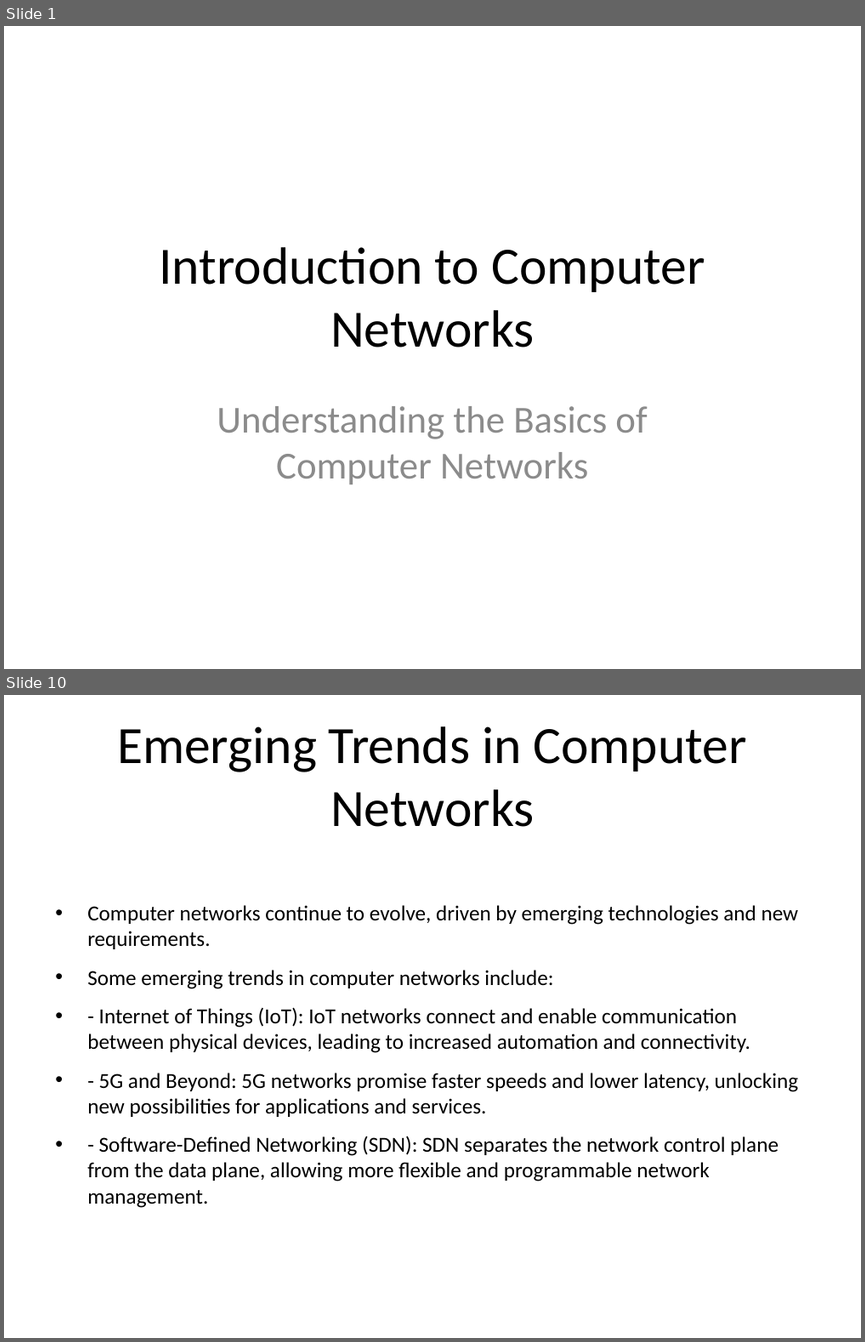
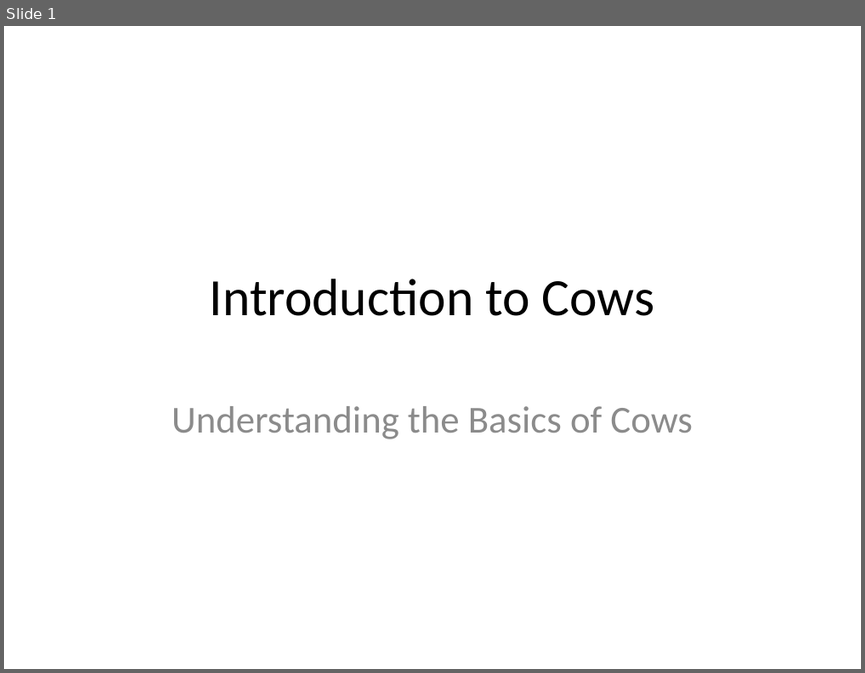
Before and after one commit to COSC-499-W2023/year-long-project-team-17, a slide deck: my_presentation.pptx. Shown one above the other, each under a label of ours: slides 1 and 10 before the commit, slide 1 after it; the slides between them are not shown. The pictures are 865x1342 and 865x673 pixels, drawn with LibreOffice and Linux fonts; fonts in the diff are those of the drawing. Boxes give left, top, right and bottom in pixels: in the first picture for what was removed or moved away, otherwise in the second. Text is boxed around its words. In the diff, an @@ line names an element or a change of style, - is before the commit and + after.

```diff
--- a/my_presentation.pptx
+++ b/my_presentation.pptx
@@ slide 10 removed at [4,695,861,1338], background #FFFFFF @@
@@ title removed at [117,726,746,827] @@
-Emerging Trends in Computer Networks
@@ text removed at [87,905,799,1208] @@
-• Computer networks continue to evolve, driven by emerging technologies and new requirements.
-• Some emerging trends in computer networks include:
-• - Internet of Things (IoT): IoT networks connect and enable communication between physical devices, leading to increased automation and connectivity.
-• - 5G and Beyond: 5G networks promise faster speeds and lower latency, unlocking new possibilities for applications and services.
-• - Software-Defined Networking (SDN): SDN separates the network control plane from the data plane, allowing more flexible and programmable network management.
@@ slide 1 changed as well @@
@@ title at [210,278,655,316]: text changed @@
-Introduction to Computer Networks
+Introduction to Cows
@@ subtitle at [171,406,692,439]: text changed @@
-Understanding the Basics of Computer Networks
+Understanding the Basics of Cows
```
Also in this commit, not shown: 2 slides added, 11 other slides removed, 25 other files.
